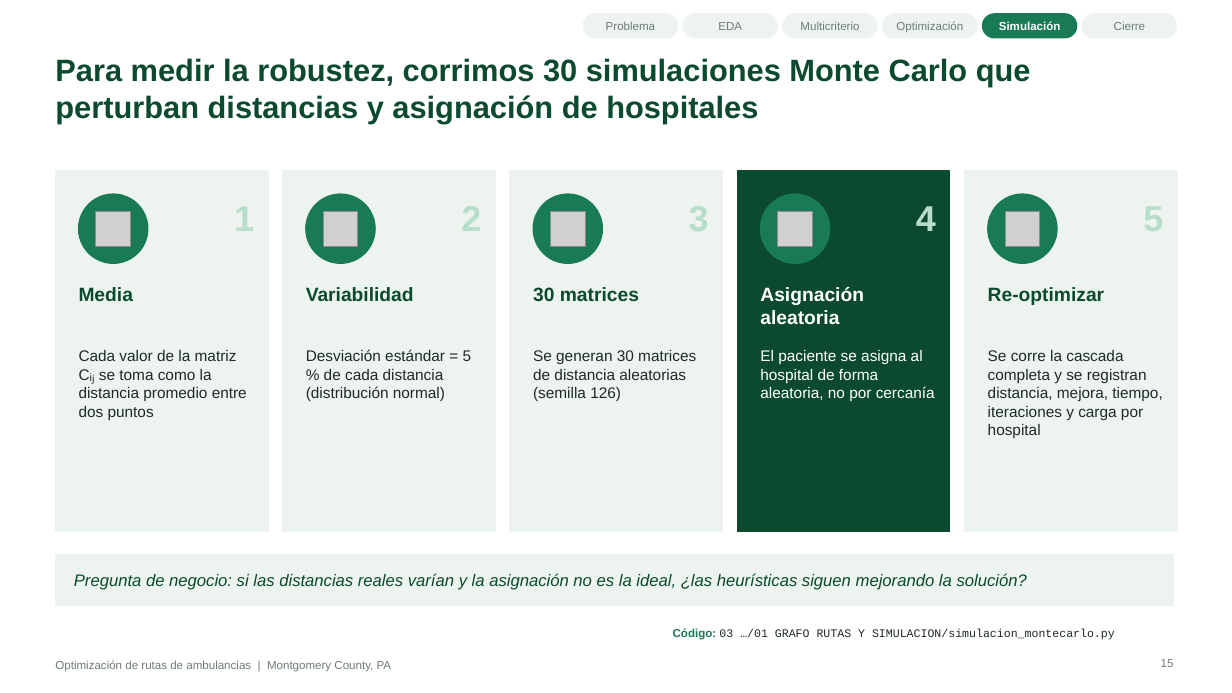
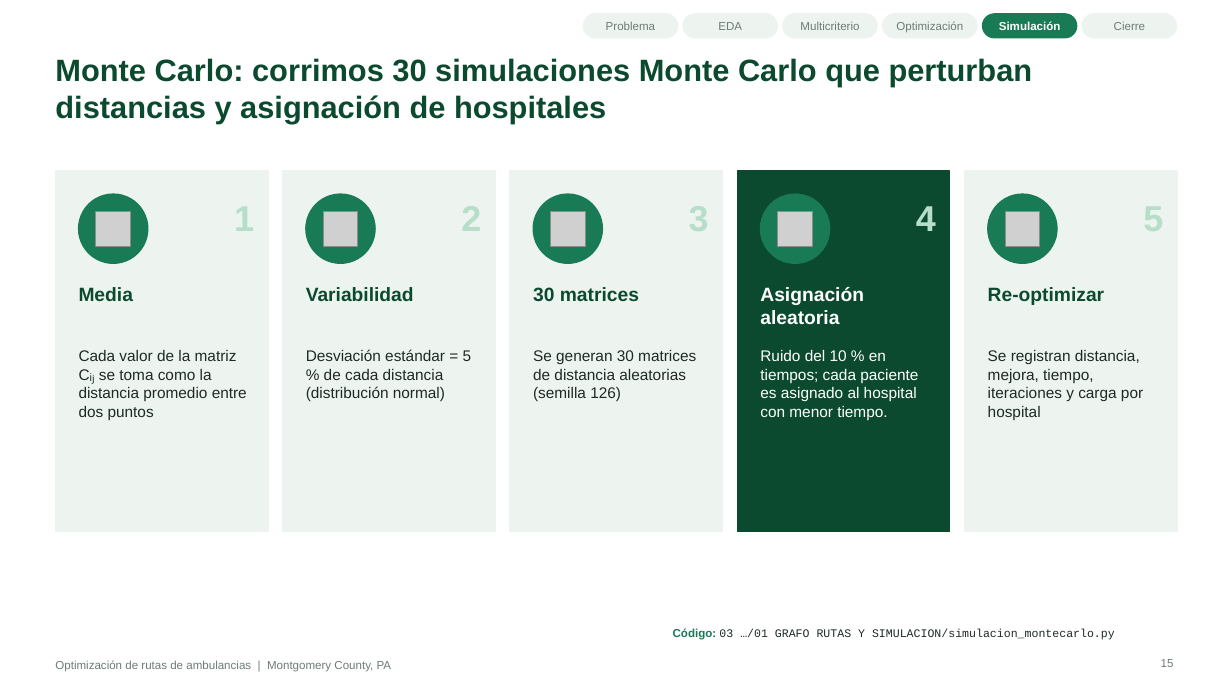
Before and after one commit to juan-aguilera/Proyecto-TDEM, a slide deck: slide 15 of Presentacion_Rutas_Ambulancias.pptx. Drawn at 1232x693 pixels with LibreOffice and Linux fonts; fonts in the diff are those of the drawing; grey boxes stand for pictures; background and template pictures are left out. Boxes give left, top, right and bottom in pixels: in the first picture for what was removed or moved away, otherwise in the second. Text is boxed around its words. In the diff, an @@ line names an element or a change of style, - is before the commit and + after.

```diff
--- a/Presentacion_Rutas_Ambulancias.pptx
+++ b/Presentacion_Rutas_Ambulancias.pptx
@@ title at (55, 58, 1033, 124): text changed @@
-Para medir la robustez, corrimos 30 simulaciones Monte Carlo que perturban distancias y asignación de hospitales
+Monte Carlo: corrimos 30 simulaciones Monte Carlo que perturban distancias y asignación de hospitales
@@ text at (760, 350, 918, 420): text changed @@
-El paciente se asigna al hospital de forma aleatoria, no por cercanía
+Ruido del 10 % en tiempos; cada paciente es asignado al hospital con menor tiempo.
@@ text at (988, 350, 1143, 420): text changed @@
-Se corre la cascada completa y se registran distancia, mejora, tiempo, iteraciones y carga por hospital
+Se registran distancia, mejora, tiempo, iteraciones y carga por hospital
@@ rectangle removed at (55, 555, 1174, 605) @@
@@ text removed at (74, 573, 1027, 590) @@
-Pregunta de negocio: si las distancias reales varían y la asignación no es la ideal, ¿las heurísticas siguen mejorando la solución?
```
Also in this commit, not shown: 15 other slides changed.
